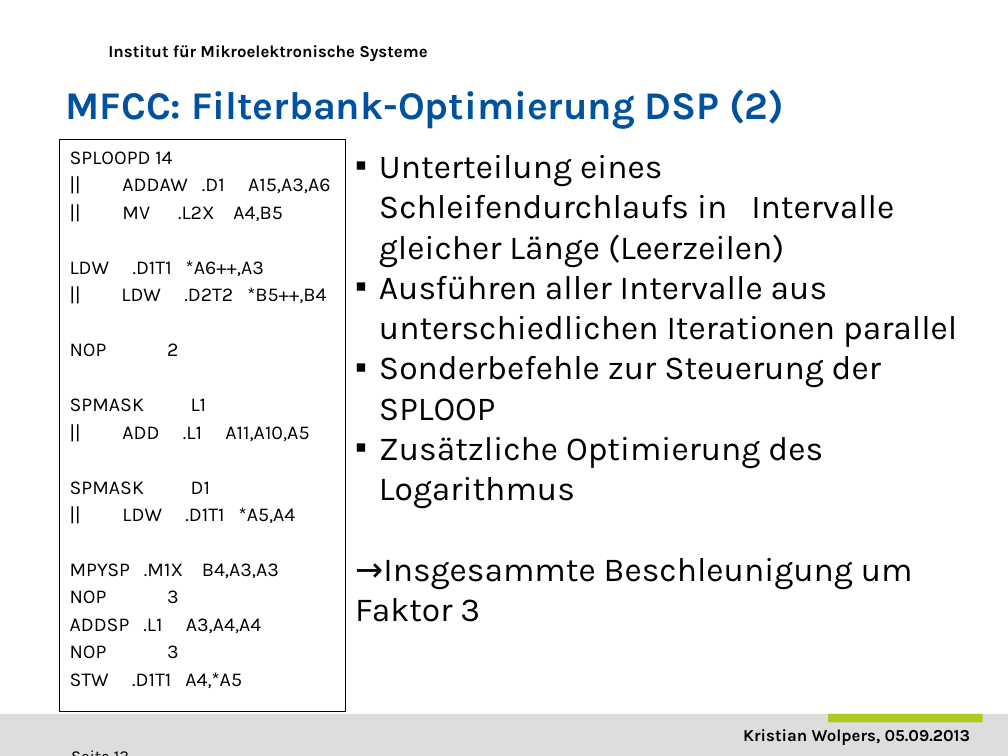
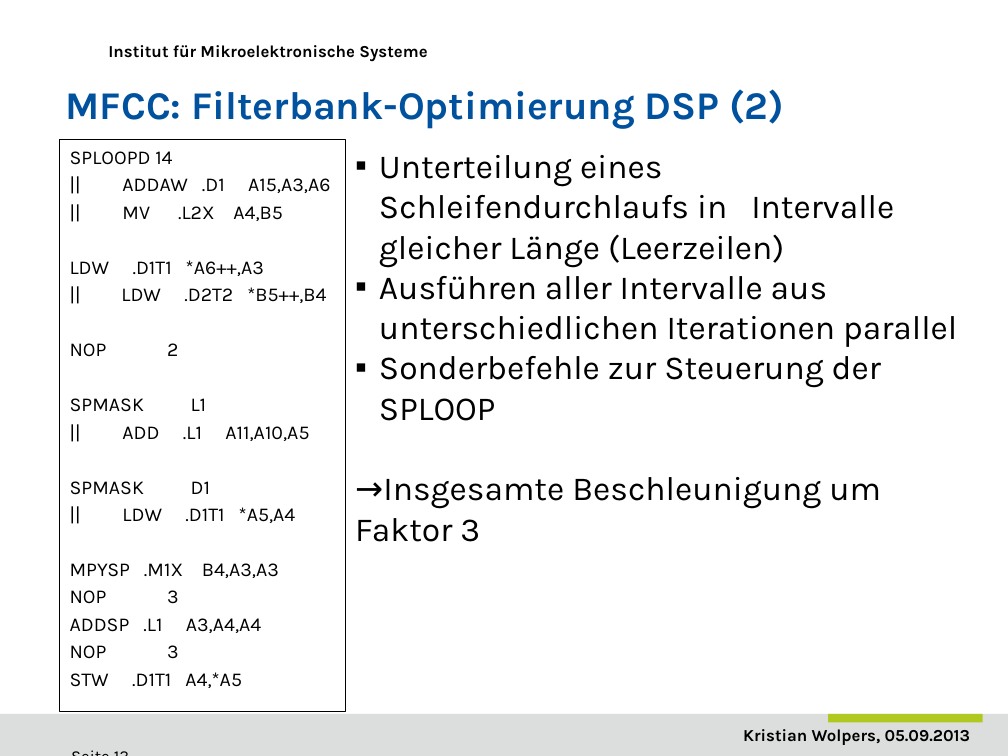
Before and after one commit to DuncanSin/Masterarbeit, a slide deck: slide 13 of Speech/Praesentation1.pptx. Drawn at 1008x756 pixels with LibreOffice and Linux fonts; fonts in the diff are those of the drawing; background and template pictures are left out. Boxes give left, top, right and bottom in pixels: in the first picture for what was removed or moved away, otherwise in the second. Text is boxed around its words. In the diff, an @@ line names an element or a change of style, - is before the commit and + after.

```diff
--- a/Speech/Praesentation1.pptx
+++ b/Speech/Praesentation1.pptx
@@ text at (355,477,881,542): text changed @@
-▪ Zusätzliche Optimierung des Logarithmus
-→Insgesammte Beschleunigung um Faktor 3
+→Insgesamte Beschleunigung um Faktor 3
```
Also in this commit, not shown: 11 other slides changed, 1 other file.
